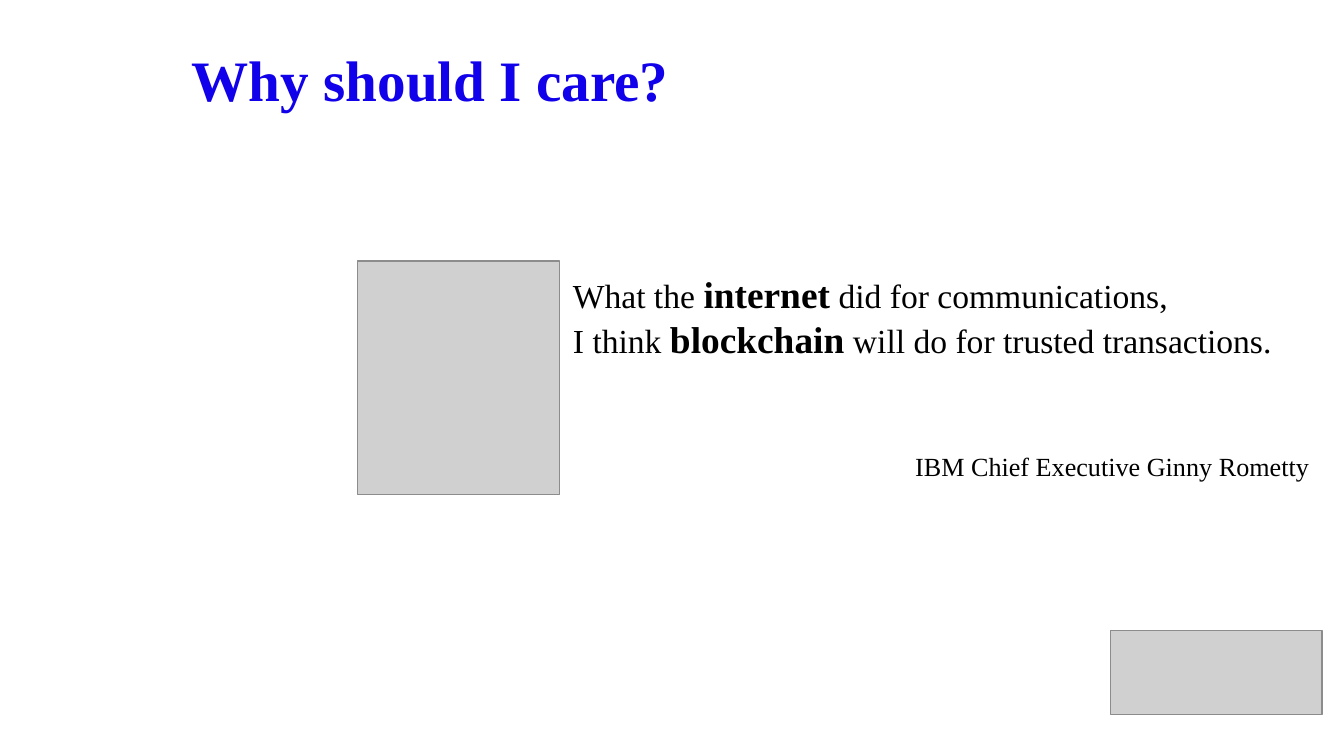
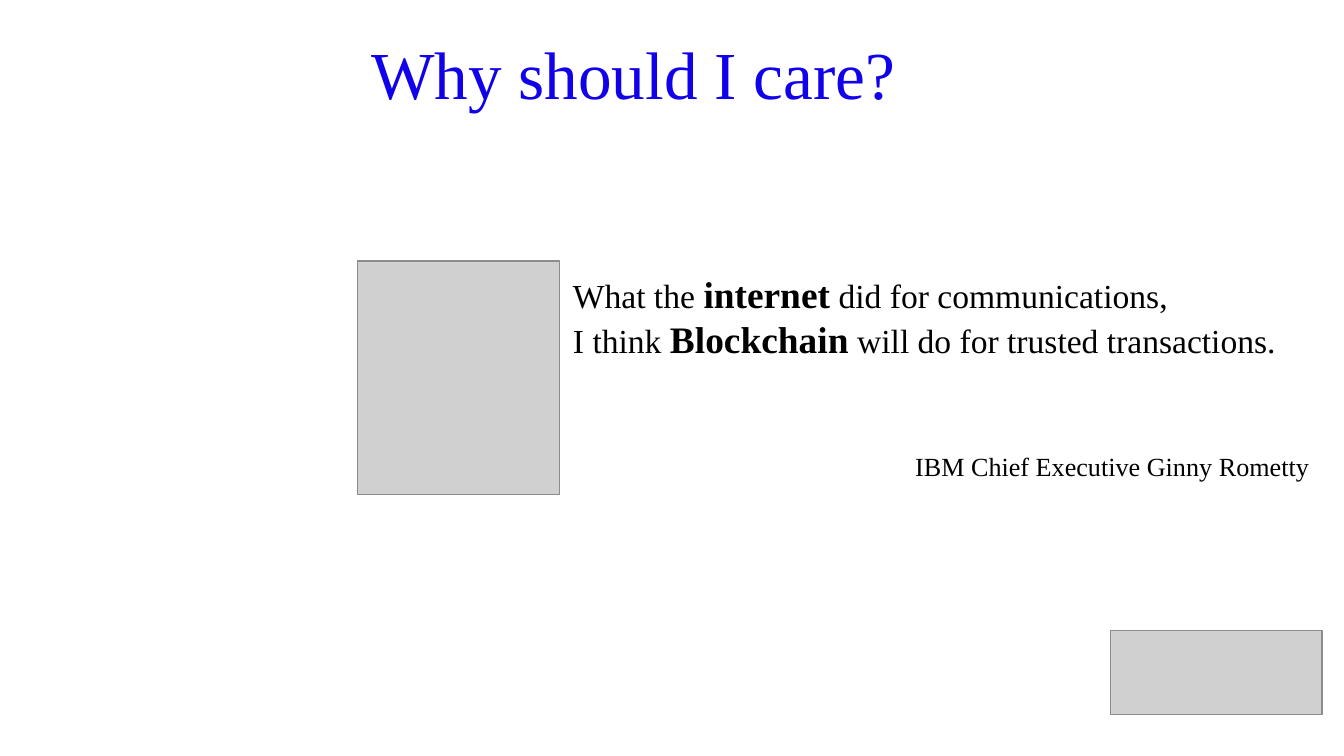
Before and after one commit to FIVIL/KtuPresentation, a slide deck: slide 3 of Blockchain 101.pptx. Drawn at 1344x756 pixels with LibreOffice and Linux fonts; fonts in the diff are those of the drawing; grey boxes stand for pictures; background and template pictures are left out. Boxes give left, top, right and bottom in pixels: in the first picture for what was removed or moved away, otherwise in the second. Text is boxed around its words. In the diff, an @@ line names an element or a change of style, - is before the commit and + after.

Commit message:
is and is NOT

```diff
--- a/Blockchain 101.pptx
+++ b/Blockchain 101.pptx
@@ title "Why should I care?": place and size @@
-title "Why should I care?" at <box>192,61,668,111</box>
+title "Why should I care?" at <box>371,52,895,111</box>
@@ title "Why should I care?" at <box>371,52,895,111</box>: size 30.6 to 36 pt, bold off @@
@@ text at <box>573,327,1276,354</box>: text changed @@
-I think blockchain will do for trusted transactions.
+I think Blockchain will do for trusted transactions.
```
Also in this commit, not shown: 2 slides added.
